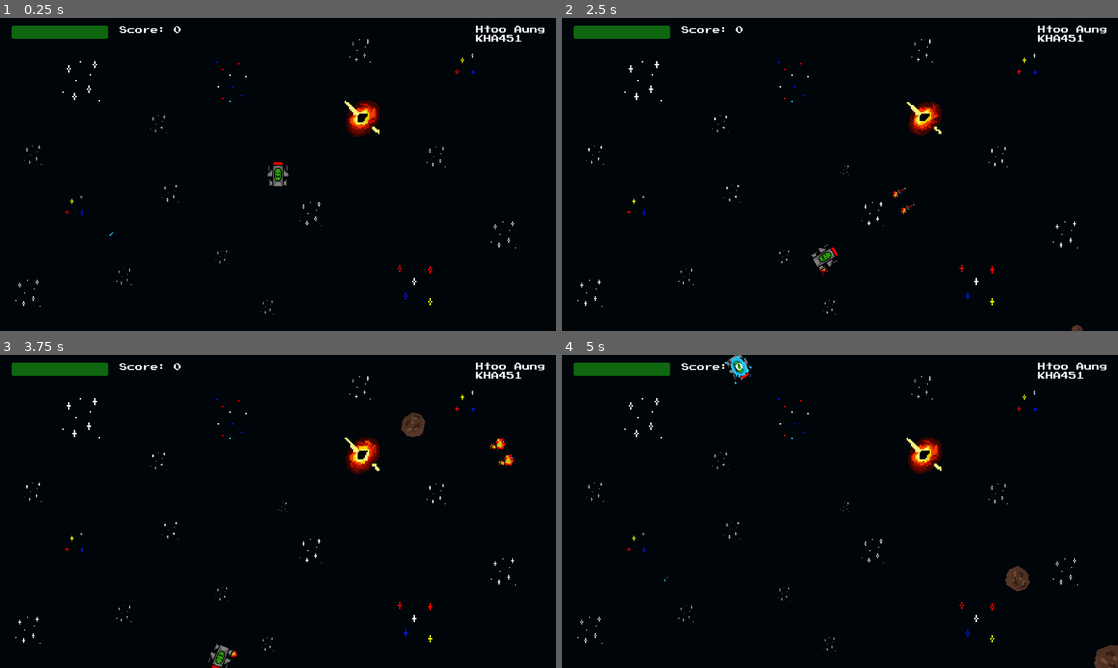
Above: before the commit, frames 1-4 (two rows, left to right).
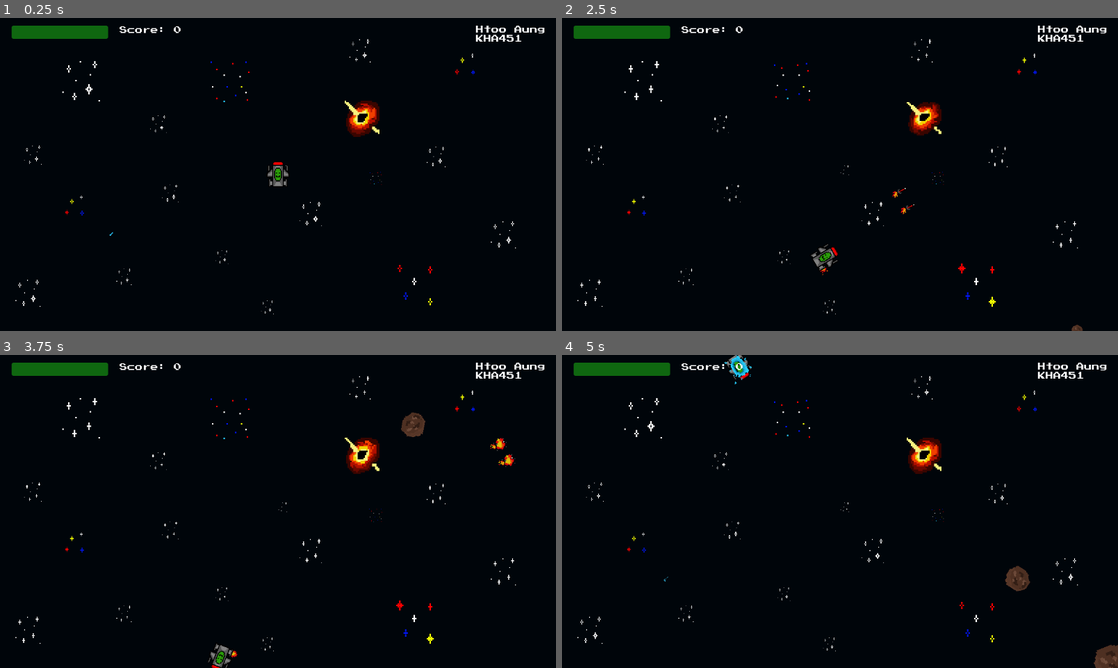
Above: after the commit, the same moments.

Repository: htoo-aung/Asteroids
Game: Godot game, scene res://scenes/main.tscn
Two runs of this game, one before a commit and one after it. Both use one fixed random seed, a clock stepped at 60 frames per second and the inputs below.
Inputs:
- Up to frame 1 (0.25 s): no input
- Up to frame 2 (2.5 s): hold D (rotate_right) 0.53-1.28 s; hold Space (shoot) 0.53-1.28 s; hold A (rotate_left) 1.28-2.03 s; tap Space (shoot) at 1.35 s; hold D (rotate_right) from 2.03 s (still down); hold Space (shoot) from 2.03 s (still down)
- Up to frame 3 (3.75 s): release Space (shoot) at 2.78 s; tap Space (shoot) at 2.85 s; release D (rotate_right) at 3.53 s; hold A (rotate_left) from 3.53 s (still down); hold Space (shoot) from 3.53 s (still down)
- Up to frame 4 (5 s): keep holding A (rotate_left); release Space (shoot) at 4.28 s; tap Space (shoot) at 4.35 s

The runs differ from the first frame. In frame 1, 0.1% of the frame differs, in the area x 5-92%, y 10-94%; in frame 2, less than 0.1%; in frame 3, less than 0.1%; in frame 4, 0.1%.

Commit message:
added particle effects when taking damage

Diff:
--- a/scenes/main.tscn
+++ b/scenes/main.tscn
@@ -48,9 +48,13 @@
 atlas = ExtResource("3_psbwy")
 region = Rect2(64, 0, 32, 32)
 
-[sub_resource type="AtlasTexture" id="AtlasTexture_5fum7"]
-atlas = ExtResource("3_psbwy")
-region = Rect2(0, 0, 24, 32)
+[sub_resource type="AtlasTexture" id="AtlasTexture_7de63"]
+atlas = ExtResource("3_psbwy")
+region = Rect2(0, 0, 32, 32)
+
+[sub_resource type="AtlasTexture" id="AtlasTexture_gk4q3"]
+atlas = ExtResource("3_psbwy")
+region = Rect2(0, 224, 32, 32)
 
 [sub_resource type="SpriteFrames" id="SpriteFrames_yuwmv"]
 animations = [{
@@ -89,7 +93,10 @@
 }, {
 "frames": [{
 "duration": 1.0,
-"texture": SubResource("AtlasTexture_5fum7")
+"texture": SubResource("AtlasTexture_7de63")
+}, {
+"duration": 1.0,
+"texture": SubResource("AtlasTexture_gk4q3")
 }],
 "loop": true,
 "name": &"stars4",
@@ -280,6 +287,7 @@
 show_percentage = false
 
 [node name="Score" type="Label" parent="."]
+z_index = 1
 offset_left = -328.0
 offset_top = -307.0
 offset_right = -200.0
@@ -382,6 +390,15 @@
 sprite_frames = SubResource("SpriteFrames_yuwmv")
 animation = &"stars4"
 autoplay = "stars4"
+frame_progress = 0.602943
+
+[node name="Stars18" type="AnimatedSprite2D" parent="Background"]
+z_index = -1
+position = Vector2(202, 7)
+sprite_frames = SubResource("SpriteFrames_yuwmv")
+animation = &"stars4"
+autoplay = "stars4"
+frame_progress = 0.975803
 
 [node name="Stars14" type="AnimatedSprite2D" parent="Background"]
 z_index = -1
--- a/scenes/player.tscn
+++ b/scenes/player.tscn
@@ -210,6 +210,10 @@
 
 [sub_resource type="CapsuleShape2D" id="CapsuleShape2D_cdx77"]
 radius = 12.5
+
+[sub_resource type="Curve" id="Curve_7pdhg"]
+_data = [Vector2(0.0307263, 1), 0.0, 0.0, 0, 0, Vector2(1, 0.104513), 0.0, 0.0, 0, 0]
+point_count = 2
 
 [node name="Player" type="RigidBody2D"]
 gravity_scale = 0.0
@@ -242,3 +246,21 @@
 
 [node name="DamagedSFX" type="AudioStreamPlayer2D" parent="."]
 stream = ExtResource("4_6mol5")
+
+[node name="ExplosionParticles" type="Node2D" parent="."]
+
+[node name="CPUParticles2D" type="CPUParticles2D" parent="ExplosionParticles"]
+z_index = -1
+emitting = false
+amount = 60
+lifetime = 0.5
+one_shot = true
+explosiveness = 1.0
+spread = 180.0
+gravity = Vector2(0, 0)
+initial_velocity_min = 50.0
+initial_velocity_max = 100.0
+scale_amount_min = 6.0
+scale_amount_max = 8.0
+scale_amount_curve = SubResource("Curve_7pdhg")
+color = Color(0.924315, 0.233892, 0.0863005, 1)
--- a/scripts/player.gd
+++ b/scripts/player.gd
@@ -122,6 +122,7 @@
 func damage_taken():
 	health -= 20
 	damaged_sfx.play()
+	$ExplosionParticles/CPUParticles2D.emitting = true
 	print(health)
 	is_damaged = true
 	if health <= 0:
Binary file changed: assets/sprites/stars.aseprite
Binary file changed: assets/sprites/stars.png
Not shown: 1 places in scenes/main.tscn that only renumber resources
Not shown: 1 places in scenes/player.tscn that only renumber resources
